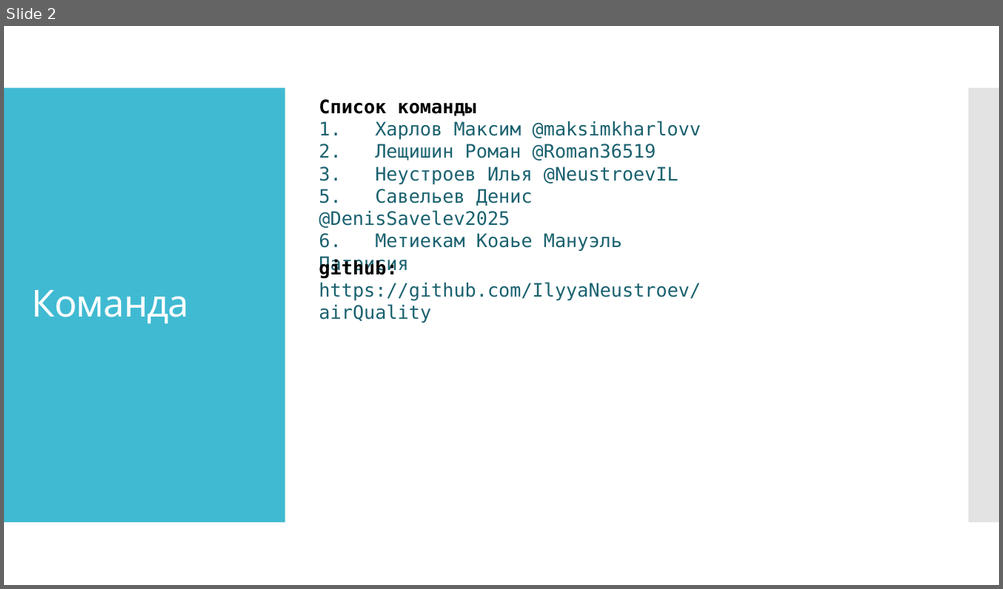
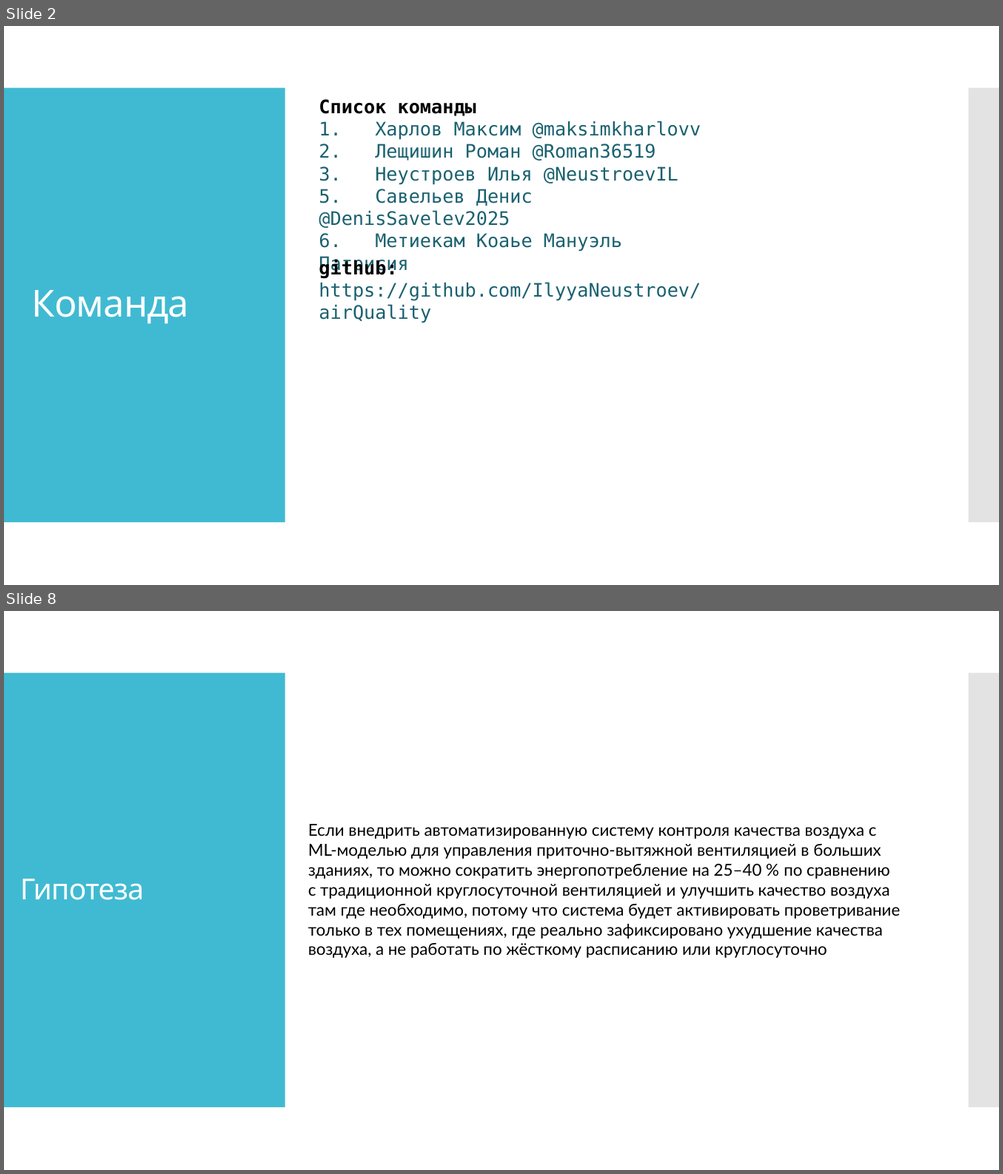
Before and after one commit to IlyyaNeustroev/airQuality, a slide deck: Презентация/АэроМонитор.pptx. Shown one above the other, each under a label of ours: slide 2 before the commit, slides 2 and 8 after it; the slides between them are not shown. The pictures are 1003x589 and 1003x1174 pixels, drawn with LibreOffice and Linux fonts; fonts in the diff are those of the drawing. Boxes give left, top, right and bottom in pixels: in the first picture for what was removed or moved away, otherwise in the second. Text is boxed around its words. In the diff, an @@ line names an element or a change of style, - is before the commit and + after.

```diff
--- a/Презентация/АэроМонитор.pptx
+++ b/Презентация/АэроМонитор.pptx
@@ slide 8 added at (x1=4, y1=611, x2=999, y2=1170), background #FFFFFF; not listed: 2 template elements that a slide beside it also shows @@
@@ text added at (x1=308, y1=824, x2=899, y2=958), 16 pt, text #000000 @@
+Если внедрить автоматизированную систему контроля качества воздуха с
+ML‑моделью для управления приточно‑вытяжной вентиляцией в больших
+зданиях, то можно сократить энергопотребление на 25–40 % по сравнению
+с традиционной круглосуточной вентиляцией и улучшить качество воздуха
+там где необходимо, потому что система будет активировать проветривание
+только в тех помещениях, где реально зафиксировано ухудшение качества
+воздуха, а не работать по жёсткому расписанию или круглосуточно
@@ title added at (x1=20, y1=879, x2=144, y2=900), 28 pt, text #FFFFFF @@
+Гипотеза
```
Also in this commit, not shown: 3 slides changed, 7 other slides added, 1 slide removed, 7 other files.
